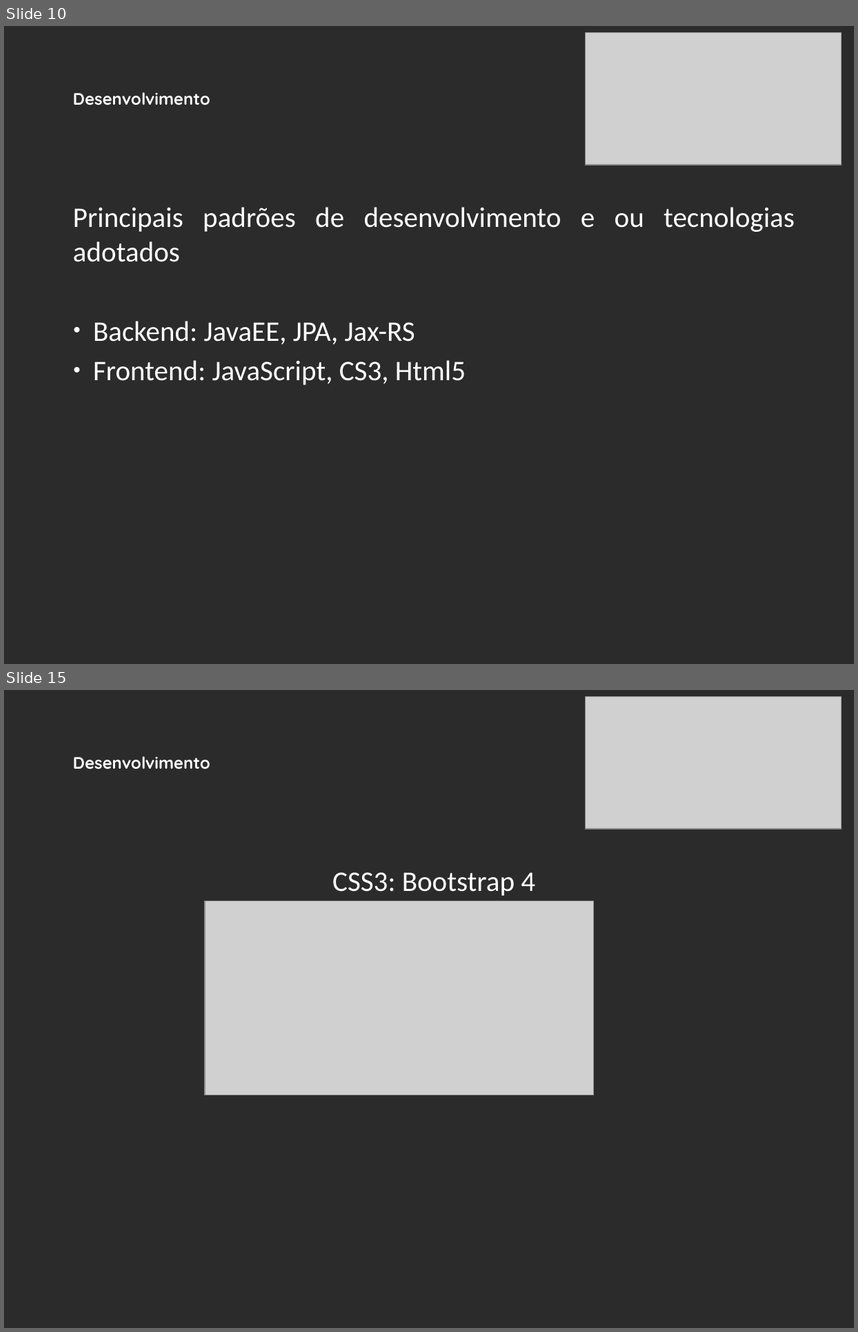
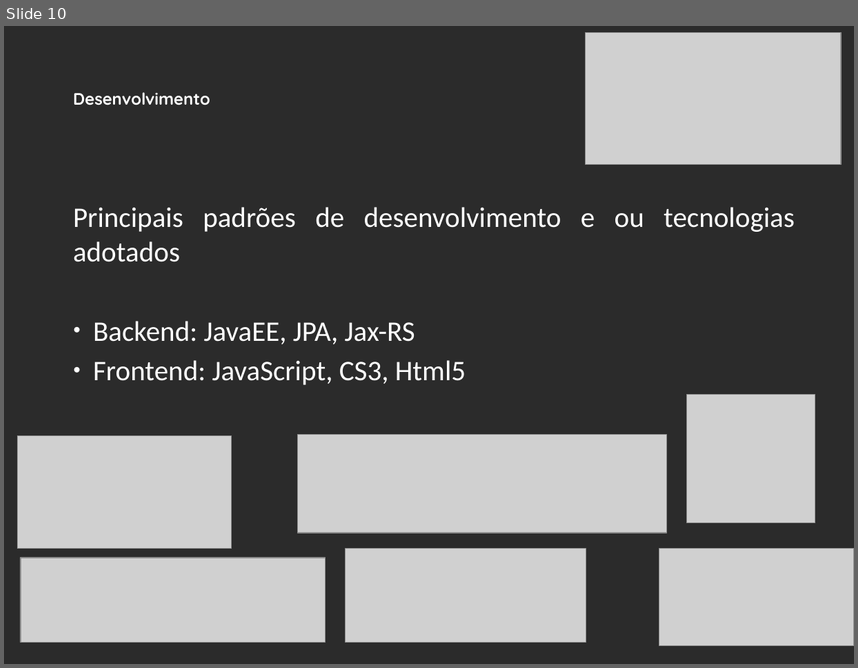
Before and after one commit to nosrednawall/Faculdade-Projeto-Integrador-5P, a slide deck: doc/Entregas_Desenvolvimento_de_APP/Recruta-Slide v1.5.pptx. Shown one above the other, each under a label of ours: slides 10 and 15 before the commit, slide 10 after it; the slides between them are not shown. The pictures are 858x1332 and 858x668 pixels, drawn with LibreOffice and Linux fonts; fonts in the diff are those of the drawing; grey boxes stand for pictures; background and template pictures are left out; a plain dark background stands for a picture behind light text. Boxes give left, top, right and bottom in pixels: in the first picture for what was removed or moved away, otherwise in the second. Text is boxed around its words. In the diff, an @@ line names an element or a change of style, - is before the commit and + after.

```diff
--- a/doc/Entregas_Desenvolvimento_de_APP/Recruta-Slide v1.5.pptx
+++ b/doc/Entregas_Desenvolvimento_de_APP/Recruta-Slide v1.5.pptx
@@ slide 15 removed at (x1=4, y1=690, x2=854, y2=1328), background picture (left out) @@
@@ picture removed at (x1=586, y1=697, x2=842, y2=829) @@
@@ text removed at (x1=73, y1=756, x2=210, y2=769) @@
-Desenvolvimento
@@ text removed at (x1=332, y1=872, x2=535, y2=896) @@
-CSS3: Bootstrap 4
@@ picture removed at (x1=205, y1=901, x2=593, y2=1096) @@
@@ slide 10 changed as well @@
@@ picture added at (x1=686, y1=394, x2=815, y2=522) @@
@@ picture added at (x1=18, y1=436, x2=232, y2=548) @@
@@ picture added at (x1=297, y1=434, x2=666, y2=532) @@
@@ picture added at (x1=20, y1=557, x2=326, y2=641) @@
@@ picture added at (x1=346, y1=548, x2=586, y2=641) @@
@@ picture added at (x1=660, y1=548, x2=854, y2=645) @@
```
Also in this commit, not shown: 1 other slide changed, 5 other slides removed.
